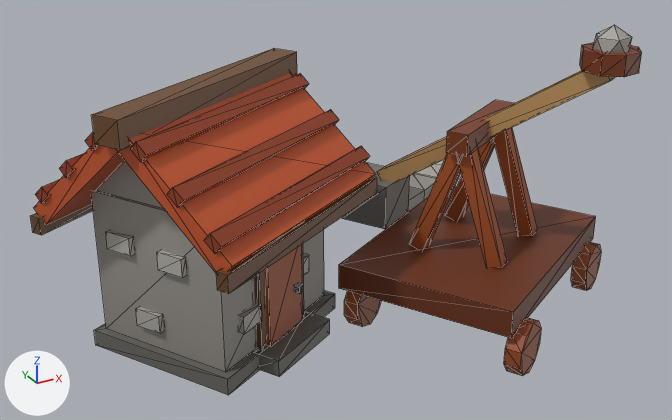
A saved change to the glTF model art/models/building_29.glb.
Both versions are drawn from a camera (50 mm lens) standing at (-0.912, -1.312, 0.872) and looking at (-0.149, 0.075, 0.179). Lighting does not change. The marker at lower left points along +X, +Y and +Z. The first picture is the older version. Mesh edges are drawn as thin lines. Vertices at exactly the same position are counted once.

In view in the first picture: 'building_29'.
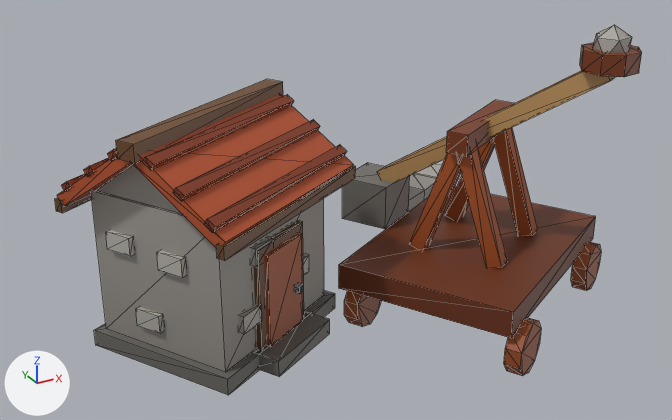
Boxes (x1, y1, x2, y2) around the edits, measured in the pictures (672 x 420 px; the box of a moved part takes in the faces that stretch with it):
'building_29', reshaped: before (30, 25, 642, 395); after (55, 25, 642, 395)
part 1 of me_building_29, moved or reshaped: before (30, 48, 377, 294); after (55, 79, 356, 261)
part 2 of me_building_29, recoloured: before (34, 73, 375, 266); after (57, 94, 354, 242)

Edits to the bpy script that builds the scene:
```text
Change me_building_29:
    used by ob_building_29; location = (0.0, 0.0, 0.0)
    remove me_building_29.from_pydata(...)  # 394 vertices, 620 faces; spans x -0.68..0.409, y -0.28..0.478, z -0.05..0.535
    add me_building_29.from_pydata(...)  # 394 vertices, 620 faces; spans x -0.64..0.409, y -0.28..0.478, z -0.05..0.535
    me_building_29 part 1: 90 of 394 vertices moved; they spanned x -0.68..-0.099, y -0.208..0.358, z 0.226..0.46 and now span x -0.64..-0.139, y -0.169..0.319, z 0.259..0.411; mean shift (0.0, 0.0, -0.005); largest move (-0.576, -0.061, 0.46) -> (-0.55, -0.037, 0.411)
    me_building_29 part 2: 80 kept faces spanning x -0.636..-0.144, y -0.166..0.316, z 0.268..0.398 get new vertex colours; the middle colour goes from brown #923c1d to brown #85381c
```
